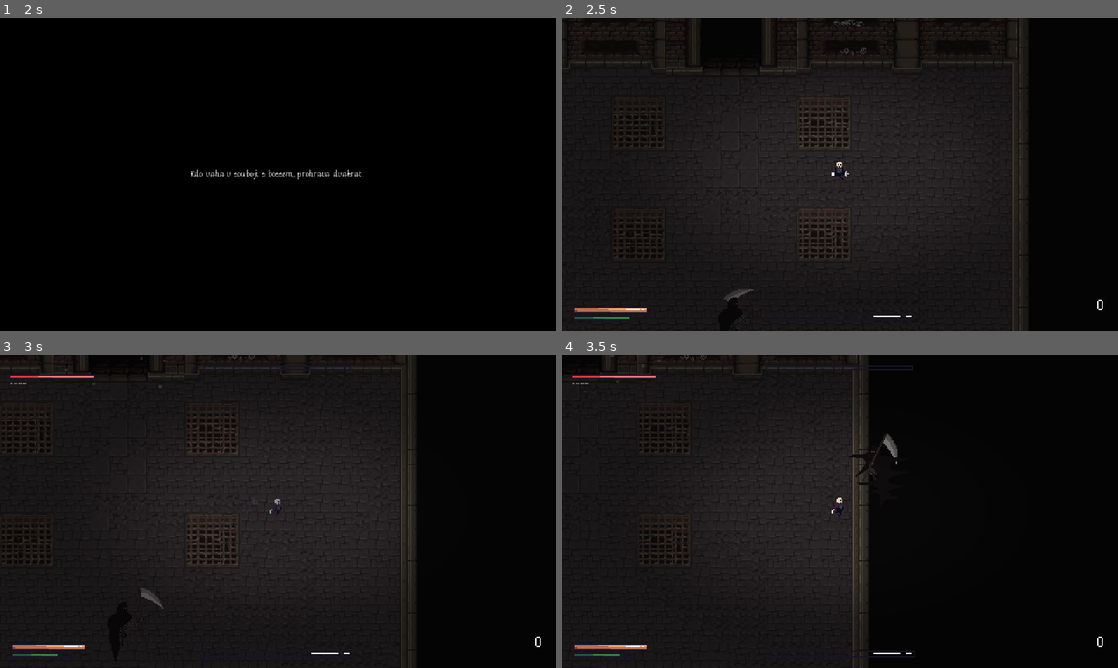
Above: before the commit, frames 1-4 (two rows, left to right).
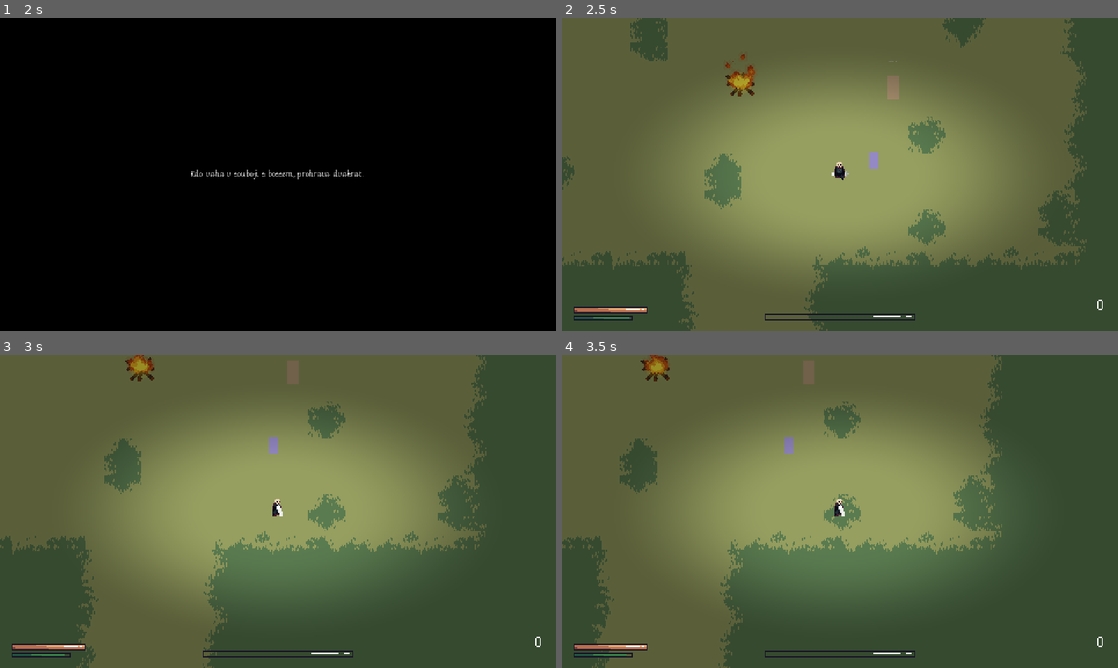
Above: after the commit, the same moments.

Repository: vyskof/parrybound
Game: Godot game, scene res://ui/main_menu.tscn
Same seed, same stepped clock (60 frames per second), same inputs: the game is played once before the commit and once after it.
Inputs (mouse positions are in pixels of both pictures, inside the frame that each line leads up to):
- Up to frame 1 (2 s): click "New Game" at 0.5 s; tap Enter at 1.25 s; move the mouse to (400, 158) at 1.27 s; hold Right (ui_right) from 1.28 s (still down); hold Right mouse button (parry) from 1.28 s (still down)
- Up to frame 2 (2.5 s): tap Space (dodge) at 2 s; move the mouse to (728, 190) at 2.02 s; release Right (ui_right) at 2.03 s; release Right mouse button (parry) at 2.03 s; hold Down (ui_down) from 2.03 s (still down); click (728, 190) at 2.1 s; right-click (728, 190) at 2.3 s
- Up to frame 3 (3 s): move the mouse to (333, 442) at 2.77 s; release Down (ui_down) at 2.78 s; hold Right (ui_right) from 2.78 s (still down); hold Right mouse button (parry) from 2.78 s (still down); tap Space (dodge) at 2.85 s
- Up to frame 4 (3.5 s): keep holding Right (ui_right); keep holding Right mouse button (parry)

Frame 1 is identical in both runs. In frame 2, 99% of the frame differs, in the area x 0-100%, y 0-100%; in frame 3, 99%; in frame 4, 99%.

Commit message:
fixy, vsechno cca funkci jeste se ale vratim k par vecem potom co si zahraju tu hru poradne a potom pokracuji v planu / pixellab (predelani assetu)

Diff:
--- a/boss - Reaper/minion.gd
+++ b/boss - Reaper/minion.gd
@@ -1,8 +1,12 @@
 extends CharacterBody2D
+
+const CombatDataResource := preload("res://shared(other)/combat_data.gd")
 
 @onready var hurtbox: Hurtbox = $Hurtbox
 @onready var character = get_tree().get_first_node_in_group("player")
 @onready var animation = $AnimatedSprite2D
+
+@onready var hitbox: Hitbox = $Hitbox
 
 func _ready() -> void:
 	hurtbox.hurt.connect(take_damage)
@@ -19,8 +23,11 @@
 	for i in get_slide_collision_count():
 		var collider = get_slide_collision(i).get_collider()
 		if collider.is_in_group("player"):
-			if not collider.is_invincible and not collider.is_blocking:
-				collider.take_hit_raw(10.0)
+			if not collider.is_invincible:
+				if collider.is_blocking and collider.has_method("on_minion_blocked"):
+					collider.on_minion_blocked()
+				elif not collider.is_blocking:
+					collider.take_hit_raw(10.0)
 			queue_free()
 
 func take_damage(_combat_data: CombatData, _hitbox: Hitbox) -> void:
--- a/boss - golem/melee_attack.gd
+++ b/boss - golem/melee_attack.gd
@@ -19,6 +19,8 @@
 	super.exit()
 	owner.set_physics_process(false)
 	is_active = false
+	if hitbox:
+		hitbox.clear_hit_targets()
 
 func _setup_hitbox() -> void:
 	if hitbox.combat_data:
--- a/character/character.gd
+++ b/character/character.gd
@@ -187,7 +187,6 @@
 
 	_hurtbox.hurt.connect(_on_hurt)
 	_hitbox.hit_landed.connect(_on_own_hitbox_landed)
-	_parrybox.parried.connect(_on_parrybox_parried)
 	_parrybox.monitoring = false
 
 	GameManager.apply_save_to_player(self)
@@ -477,6 +476,9 @@
 
 			_feedback.play_parry_feedback(ParryResolver.Result.DEFLECT, global_position, combat_data, _deflect_streak, is_just_frame)
 			_apply_parry_pushback(hitbox, DEFLECT_PUSHBACK)
+			if hitbox.owner.has_method("receive_parry"):
+				var reward := combat_data.parry_posture_reward if combat_data else 35.0
+				hitbox.owner.receive_parry(reward)
 
 		ParryResolver.Result.BLOCK:
 			if combat_data:
@@ -501,16 +503,6 @@
 			if not _is_staggered:
 				_flash_red()
 			_start_invincibility(0.5)
-
-
-func _on_parrybox_parried(hitbox: Area2D) -> void:
-	if not hitbox is Hitbox:
-		return
-	if not hitbox.owner.has_method("receive_parry"):
-		return
-	var typed  := hitbox as Hitbox
-	var reward := typed.combat_data.parry_posture_reward if typed.combat_data else 35.0
-	hitbox.owner.receive_parry(reward)
 
 
 func _apply_knockback(hitbox: Hitbox, data: CombatData) -> void:
@@ -853,3 +845,6 @@
 func _on_souls_changed(new_amount: int) -> void:
 	if _souls_label:
 		_souls_label.text = str(new_amount)
+
+func on_minion_blocked() -> void:
+	stats.stamina += DEFLECT_STAMINA_REWARD * _deflect_stamina_mult
--- a/saving_system/game_manager.gd
+++ b/saving_system/game_manager.gd
@@ -50,7 +50,7 @@
 			"area_name":  "Catacombs" # zobrazeno v menu
 		},
 		"world": {
-			"current_scene":  "res://world.tscn",
+			"current_scene":  "res://hub.tscn",
 			"spawn_point":    "DefaultSpawn",       # jméno Node2D spawn markeru ve scéně
 			"defeated_bosses": [],             # ["grim_reaper", "golem", ...]
 			"seen_intros":    [],              # # ["grim_reaper", "golem", ...] — boss intro cutscéna se přehraje jen jednou
@@ -317,7 +317,7 @@
 		save_data["player"]["max_health"]  = player.stats.max_health
 		save_data["player"]["posture"]     = player.stats.posture
 		save_data["player"]["max_posture"] = player.stats.max_posture
-
+		save_data["player"]["max_stamina"] = player.stats.max_stamina
 
 func _on_node_added(node: Node) -> void:
 	# Hráč se přidal do scény – aplikuj save data
--- a/shared(other)/parry_resolver.gd
+++ b/shared(other)/parry_resolver.gd
@@ -23,8 +23,6 @@
 	_is_deflect_active = true
 	_is_blocking = true
 	_deflect_timer = 0.0
-	_spam_count = 0
-	_spam_decay_timer = 0.0
 
 
 func start_block() -> void:
@@ -46,6 +44,8 @@
 	_deflect_timer += delta
 	if _deflect_timer >= get_current_deflect_window():
 		_is_deflect_active = false
+		_spam_count = mini(_spam_count + 1, spam_max_count)
+		_spam_decay_timer = 0.0
 
 func get_current_deflect_window() -> float:
 	match _spam_count:
@@ -60,12 +60,14 @@
 		return Result.NONE
 
 	if _is_deflect_active:
-		_spam_count       = 0
-		_spam_decay_timer = 0.0
+		_last_just_frame   = _deflect_timer <= just_frame_window
+		_spam_count        = 0
+		_spam_decay_timer  = 0.0
 		_is_deflect_active = false
 		return Result.DEFLECT
 
 	if _is_blocking:
+		_last_just_frame = false
 		_spam_count = mini(_spam_count + 1, spam_max_count)
 		return Result.BLOCK
 	return Result.NONE
--- a/ui/build_menu.gd
+++ b/ui/build_menu.gd
@@ -96,6 +96,5 @@
 	_rebuild()
 
 func _on_close_pressed() -> void:
-	get_tree().paused = false
 	closed.emit()
 	queue_free()
--- a/ui/campfire_menu.gd
+++ b/ui/campfire_menu.gd
@@ -18,6 +18,7 @@
 	process_mode = Node.PROCESS_MODE_ALWAYS
 	get_tree().paused = true
 	_travel_list.visible = false
+	_world2_button.disabled = not GameManager.is_boss_defeated("grim_reaper")
 
 	_rest_button.pressed.connect(_on_rest_pressed)
 	_travel_button.pressed.connect(_on_travel_pressed)
@@ -28,8 +29,13 @@
 	_back_button.pressed.connect(_on_travel_back_pressed)
 
 func _on_build_pressed() -> void:
+	visible = false
 	var menu := BuildMenuScene.instantiate()
 	get_tree().root.add_child(menu)
+	menu.closed.connect(_on_build_menu_closed)
+
+func _on_build_menu_closed() -> void:
+	visible = true
 
 func _on_rest_pressed() -> void:
 	var player := get_tree().get_first_node_in_group("player")
--- a/ui/main_menu.gd
+++ b/ui/main_menu.gd
@@ -36,7 +36,7 @@
 func _refresh_slots() -> void:
 	_slot_metas.clear()
 	for i in GameManager.NUM_SLOTS:
-		var meta := GameManager.get_slot_meta(i)
+		var meta: Dictionary = GameManager.get_slot_meta(i)
 		_slot_metas.append(meta)
 		_update_slot_ui(i, meta)
 
@@ -55,7 +55,9 @@
 		new_btn.visible    = true
 	else:
 		var area: String   = meta.get("area_name", "Unknown")
-		var play_time      := GameManager.format_play_time(meta.get("play_time", 0.0))
+		var play_time: String = GameManager.format_play_time(
+	float(meta.get("play_time", 0.0))
+	)
 		info_label.text    = "Slot %d  ·  %s  ·  %s" % [slot + 1, area, play_time]
 		load_btn.visible   = true
 		delete_btn.visible = true
@@ -97,7 +99,7 @@
 		if _slot_metas[i].is_empty():
 			GameManager.new_game(i)
 			return
-	GameManager.new_game(0)
+	push_warning("Všechny save sloty jsou obsazené. Vyber slot ručně.")
 
 func _on_new_game_in_slot(slot: int) -> void:
 	GameManager.new_game(slot)
--- a/ui/shop_menu.gd
+++ b/ui/shop_menu.gd
@@ -55,6 +55,7 @@
 
 	GameManager.record_shop_purchase(item.id)
 	_apply_item_effect(item.id)
+	GameManager.save_to_slot()
 	_rebuild_list()
 
 func _apply_item_effect(item_id: String) -> void:
